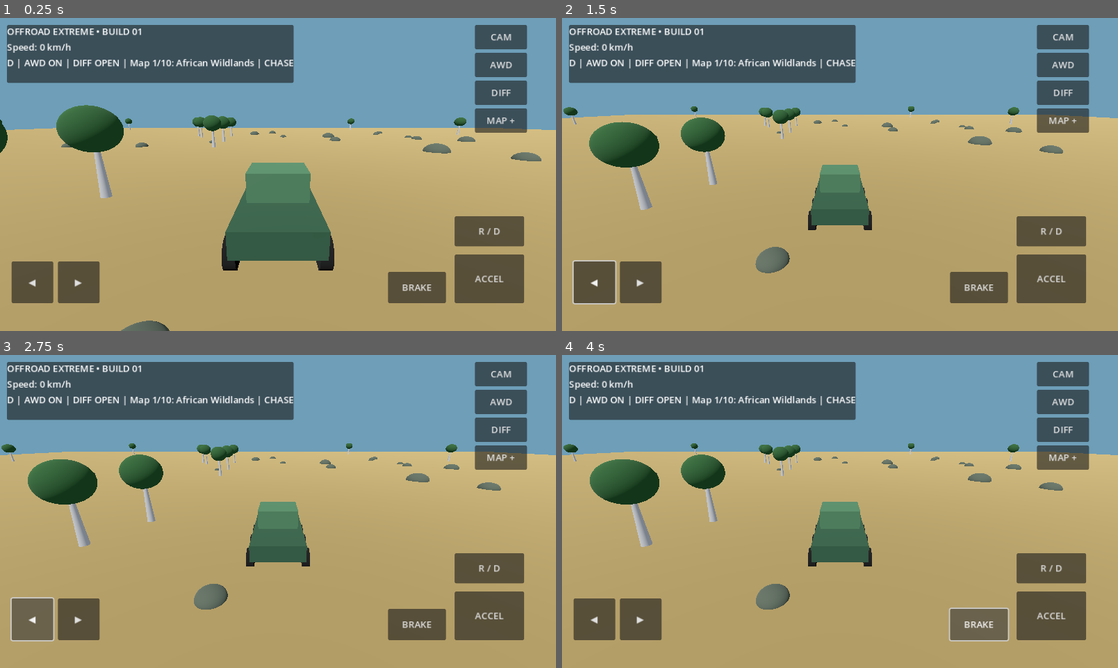
Above: before the commit, frames 1-4 (two rows, left to right).
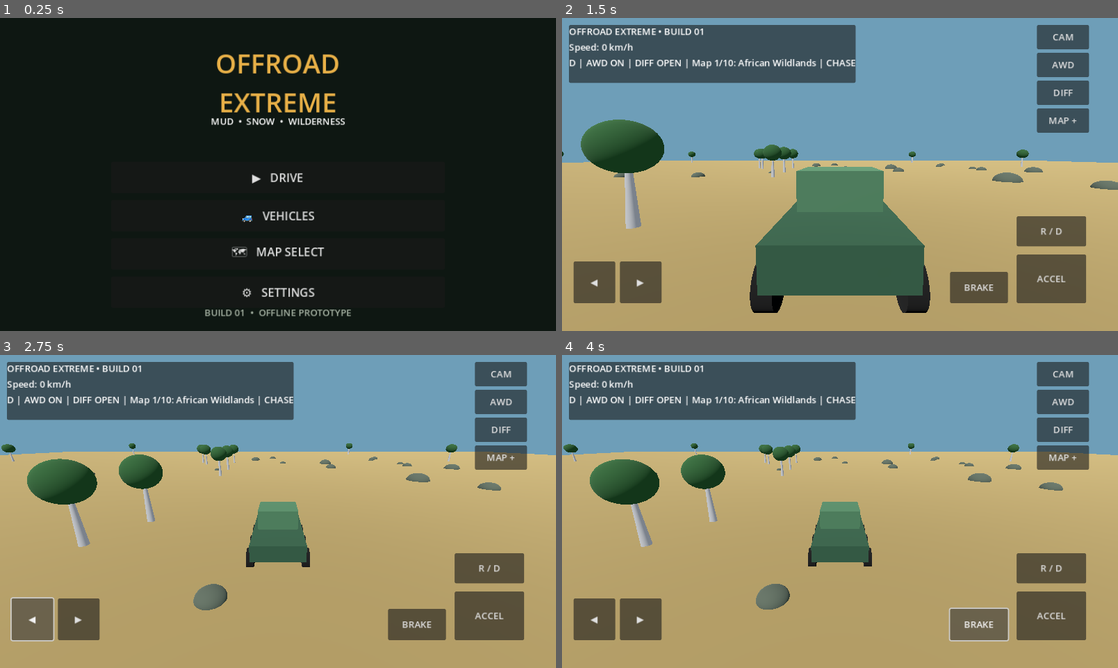
Above: after the commit, the same moments.

Repository: masaazinathan84-netizen/Offroad-Extreme-Mud-Snow
Game: Godot game, scene res://scenes/menu.tscn
Same seed, same stepped clock (60 frames per second), same inputs: the game is played once before the commit and once after it. Before the commit the project starts from res://scenes/main.tscn.
Inputs (mouse positions are in pixels of both pictures, inside the frame that each line leads up to):
- Up to frame 1 (0.25 s): no input
- Up to frame 2 (1.5 s): click (595, 280) at 0.5 s, where only the run before the commit has a clickable "◀"; click (840, 177) at 1.25 s, where only the run after the commit has a clickable "▶ DRIVE"
- Up to frame 3 (2.75 s): click "◀" at 2 s
- Up to frame 4 (4 s): click "▶" at 2.75 s; click "BRAKE" at 3.5 s

The runs differ from the first frame. In frame 1, 100% of the frame differs, in the area x 0-100%, y 0-100%; in frame 2, 24%; in frame 3, 0.1%; in frame 4, less than 0.1%.

Commit message:
Set app icon and main menu scene

Diff:
--- a/project.godot
+++ b/project.godot
@@ -2,9 +2,10 @@
 
 [application]
 config/name="Offroad Extreme: Mud & Snow"
-run/main_scene="res://scenes/main.tscn"
+run/main_scene="res://scenes/menu.tscn"
 config/features=PackedStringArray("4.2", "GL Compatibility")
 config/description="Low-end Android off-road driving prototype"
+config/icon="res://assets/icon.svg"
 
 [display]
 window/size/viewport_width=960
